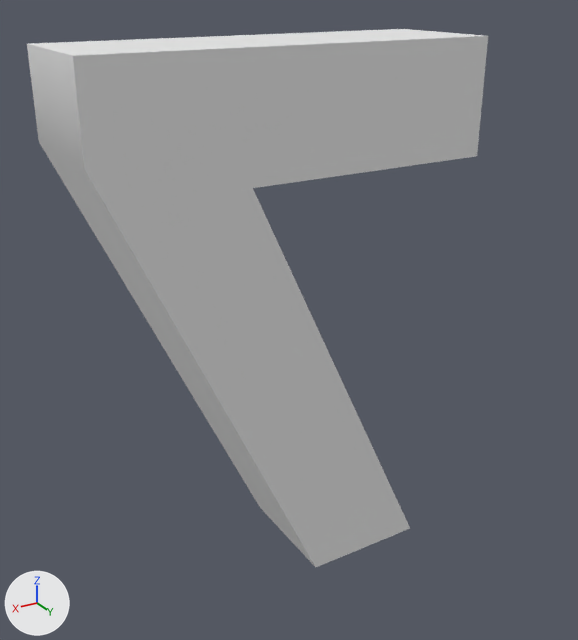
One commit to the OBJ model Models/Number7_Text.obj: the scene before it, then after it.
Before and after are seen from a camera (50 mm lens) standing at (8.97, 12.89, 11.83) and looking at (1.6, 0.61, 5.69). The axes (+X, +Y, +Z) are drawn at lower left. The lights are the same throughout. Where no turn or scale is listed for an object, it has been applied to the vertices.

Names of what the first picture shows: 'Number7_Text'.
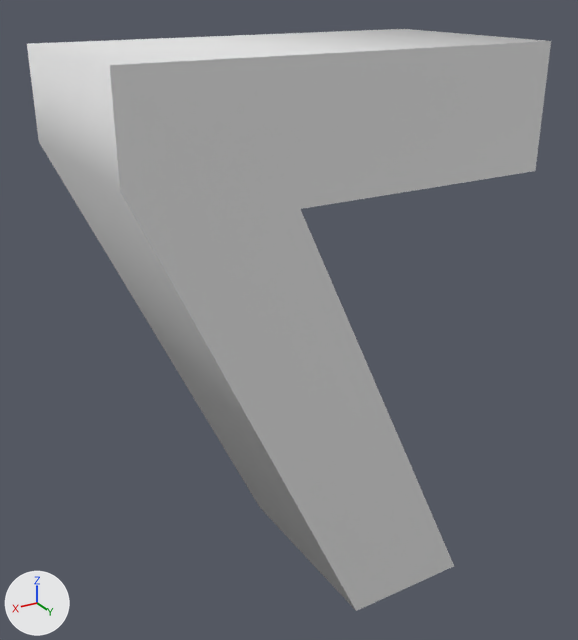
The newer file is also rescaled (x0.0498), turned or shifted as a whole; pictures and numbers use the older file's frame.

Pixel boxes (x1, y1, x2, y2) of what changed, in the pictures (578 x 640 px; the box of a moved part takes in the faces that stretch with it):
```json
{"object": "Number7_Text", "change": "reshaped", "before": [27, 29, 488, 567], "after": [27, 29, 551, 611], "on screen": "14% wider, 8% taller"}
{"part": 1, "of": "me_number7_text", "change": "moved or reshaped", "before": [27, 29, 488, 567], "after": [27, 29, 551, 611]}
```

Edits to the scene script, one JSON object a line:
```json
{"block": "me_number7_text", "where": "# used by ob_number7_text; location = (0.0, 0.0, 0.0)"}
{"op": "remove", "block": "me_number7_text", "code": "me_number7_text.from_pydata(...)  # 40 vertices, 34 faces; spans x -2.33..5.51, y -1.25..1.25, z 0.0..10.8"}
{"op": "remove", "block": "me_number7_text", "code": "me_number7_text.materials.append(mat_typestandardsurfacesg)  # white #e7e7e7"}
{"op": "add", "block": "me_number7_text", "code": "me_number7_text.from_pydata(...)  # 14 vertices, 24 faces; spans x -2.33..5.51, y -1.25..2.77, z 0.0..10.8"}
{"block": "me_number7_text", "change": "me_number7_text part 1"}
{"block": "me_number7_text", "change": "33 vertices are removed from x -2.33..5.51, y -1.25..1.25, z 0.0..10.8"}
{"block": "me_number7_text", "change": "34 faces are deleted"}
{"block": "me_number7_text", "change": "7 new vertices lie (0.0, 4.02, 0.0) away from vertices in x -2.33..5.51, y -1.25, z 0.0..10.8"}
{"block": "me_number7_text", "change": "24 new faces join them"}
{"block": "me_number7_text", "change": "me_number7_text part 2: the surface is now shaded smooth"}
```
